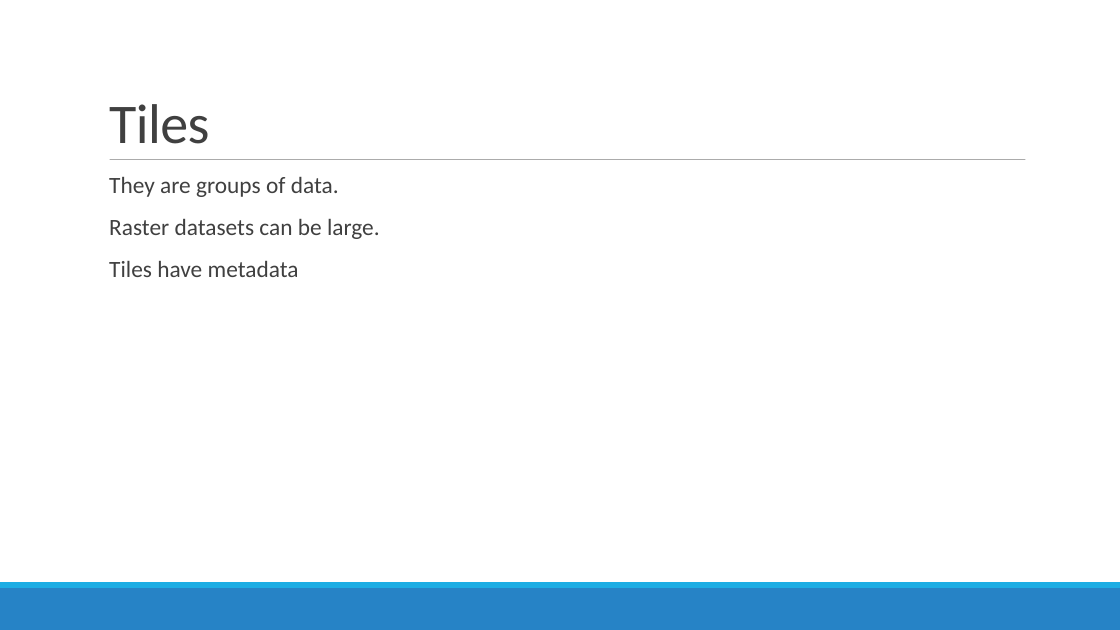
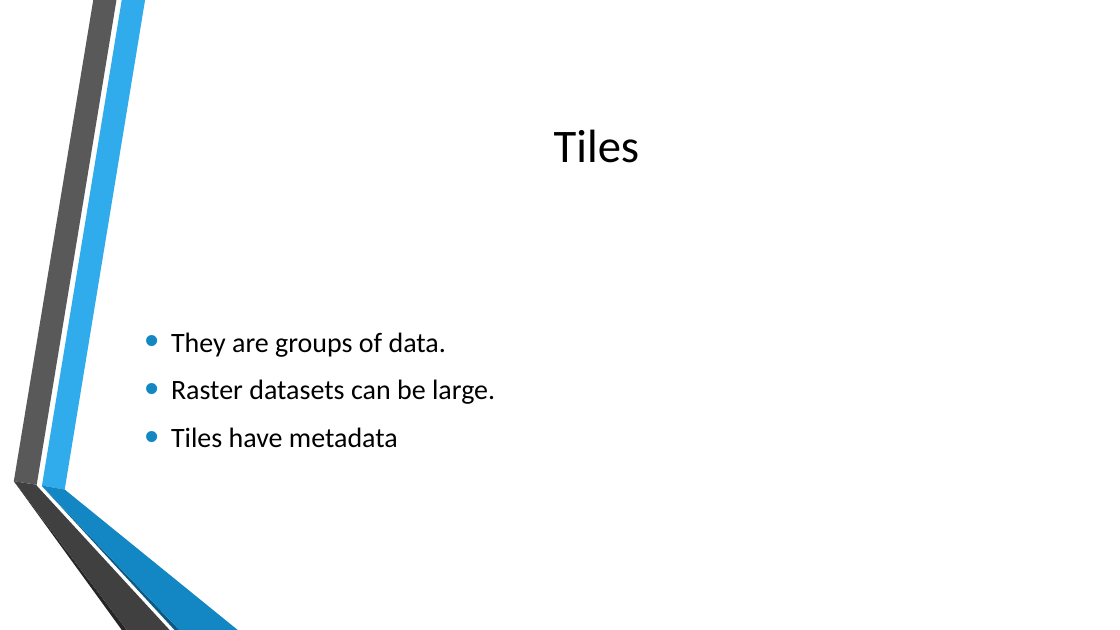
Before and after one commit to MGIS-UMN/GIS5577_week8, a slide deck: slide 3 of Raster_analysis.odp. Drawn at 1120x630 pixels with LibreOffice and Linux fonts; fonts in the diff are those of the drawing; background and template pictures are left out. Boxes give left, top, right and bottom in pixels: in the first picture for what was removed or moved away, otherwise in the second. Text is boxed around its words. In the diff, an @@ line names an element or a change of style, - is before the commit and + after.

```diff
--- a/Raster_analysis.odp
+++ b/Raster_analysis.odp
@@ title "Tiles": place and size @@
-title "Tiles" at box(109, 104, 209, 144)
+title "Tiles" at box(554, 129, 639, 163)
@@ title "Tiles" at box(554, 129, 639, 163): size 48 to 40 pt, text colour #404040 to #000000, letter spacing -0.5 to 0 pt; alignment left to centre; line spacing 0.85 to 1; vertical alignment bottom to middle @@
@@ line removed from (110, 160) to (1026, 160) @@
@@ text "They are groups of data.": place and size @@
-text "They are groups of data." at box(109, 177, 380, 277)
+text "They are groups of data." at box(171, 332, 495, 448)
@@ text "They are groups of data." at box(171, 332, 495, 448): size 20 to 24 pt, text colour #404040 to #000000; bullet   to •; line spacing 0.9 to 1; less space between paragraphs; bullet colour #1CADE4 to #1287C3; vertical alignment top to middle @@
@@ group added at box(13, 0, 238, 630): 6 freeform shapes @@
@@ freeform shape removed at box(0, 588, 1120, 630) @@
@@ freeform shape removed at box(0, 582, 1120, 588) @@
```
Also in this commit, not shown: 22 other slides changed, 1 other file.
